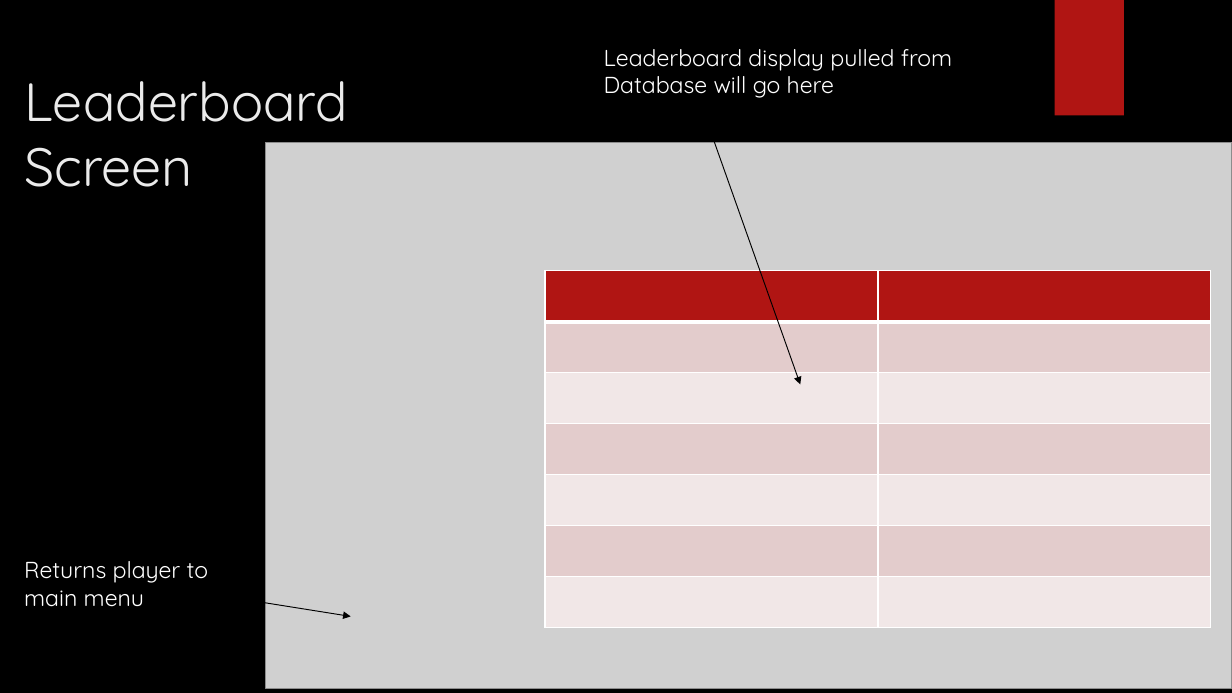
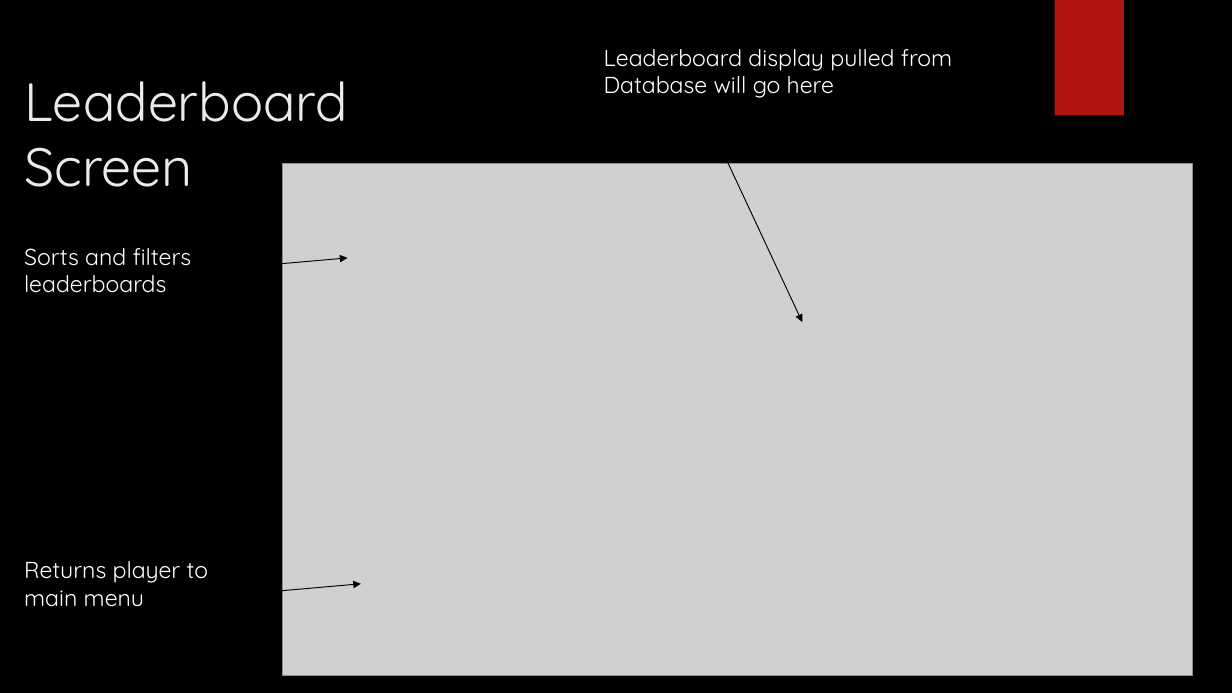
Before and after one commit to knkolbow/NAME, a slide deck: slide 10 of PowerPoint./Phase 2 Pre Presentation.pptx (slide 9 before the commit). Drawn at 1232x693 pixels with LibreOffice and Linux fonts; fonts in the diff are those of the drawing; grey boxes stand for pictures; background and template pictures are left out. Boxes give left, top, right and bottom in pixels: in the first picture for what was removed or moved away, otherwise in the second. Text is boxed around its words. In the diff, an @@ line names an element or a change of style, - is before the commit and + after.

```diff
--- a/PowerPoint./Phase 2 Pre Presentation.pptx
+++ b/PowerPoint./Phase 2 Pre Presentation.pptx
@@ arrow moved from (702, 107) - (800, 384) to (702, 107) - (802, 323) @@
@@ picture: place and size @@
-picture at [265,142,1232,689]
+picture at [283,164,1193,677]
@@ text added at [24,248,192,293], 18 pt, text #FFFFFF @@
+Sorts and filters leaderboards
@@ arrow added from (209, 270) to (348, 258), #000000 0.75 pt @@
@@ table removed at [545,271,1211,628], 7 rows, 2 columns @@
- | 
- | 
- | 
- | 
- | 
- | 
- | 
@@ arrow moved from (222, 596) - (351, 616) to (222, 596) - (361, 584) @@
```
Also in this commit, not shown: 1 other slide changed, 1 slide added.
